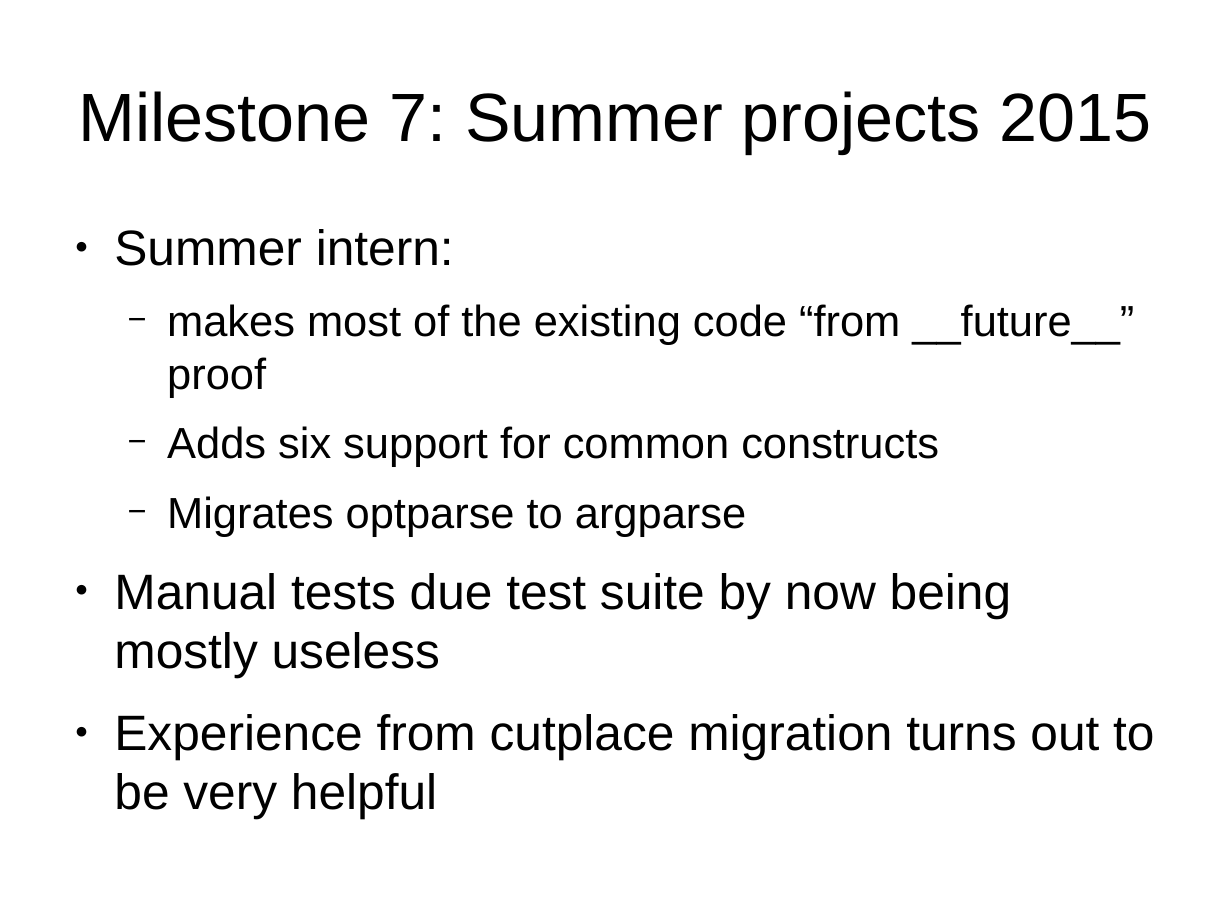
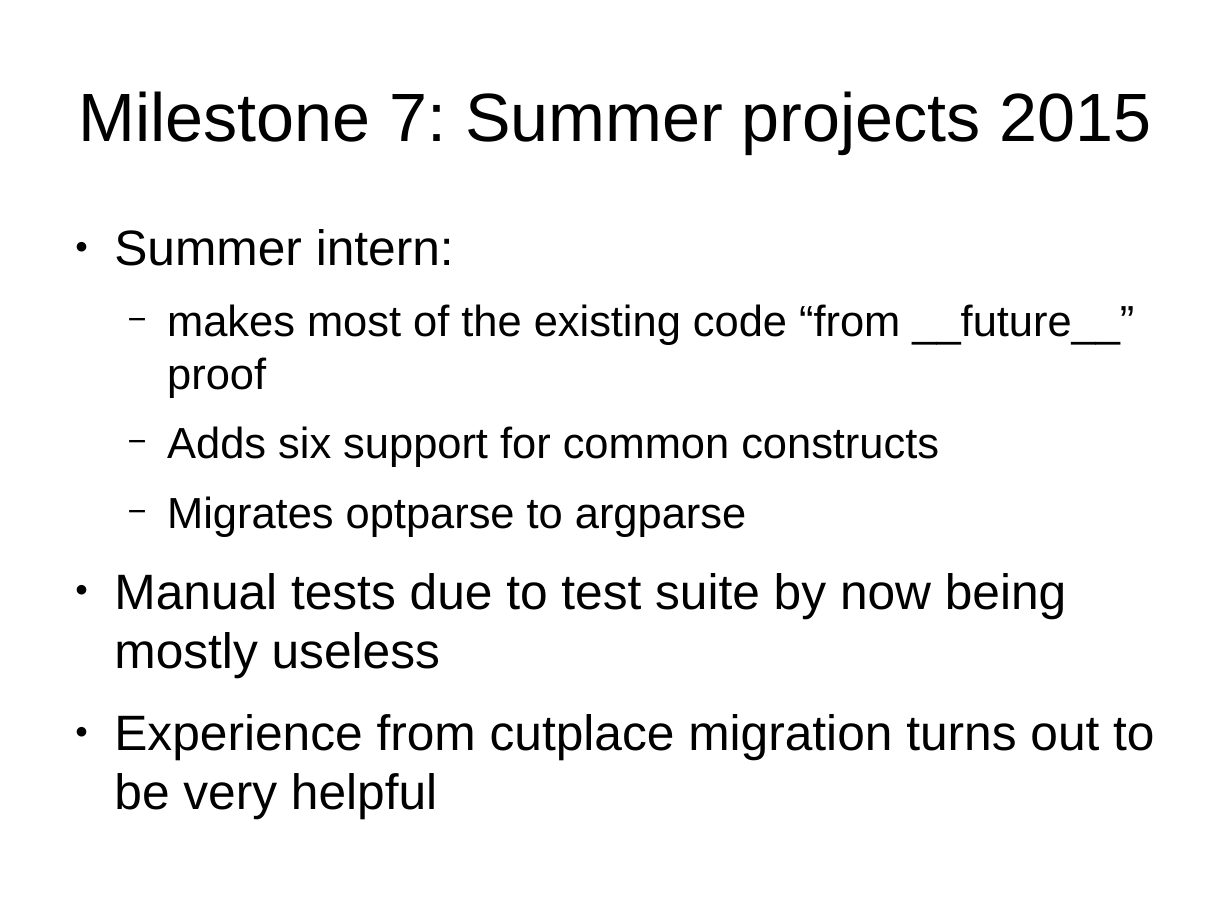
Before and after one commit to roskakori/talks, a slide deck: slide 27 of pygraz/python3_migration/Migration_to_Python3_in_Finance.odp. Drawn at 1232x924 pixels with LibreOffice and Linux fonts; fonts in the diff are those of the drawing. Boxes give left, top, right and bottom in pixels: in the first picture for what was removed or moved away, otherwise in the second. Text is boxed around its words. In the diff, an @@ line names an element or a change of style, - is before the commit and + after.

Commit message:
Cleaned up wording and typos.

```diff
--- a/pygraz/python3_migration/Migration_to_Python3_in_Finance.odp
+++ b/pygraz/python3_migration/Migration_to_Python3_in_Finance.odp
@@ text at [114, 573, 1066, 678]: text changed @@
-● Manual tests due test suite by now being mostly useless
+● Manual tests due to test suite by now being mostly useless
```
Also in this commit, not shown: 6 other slides changed.
